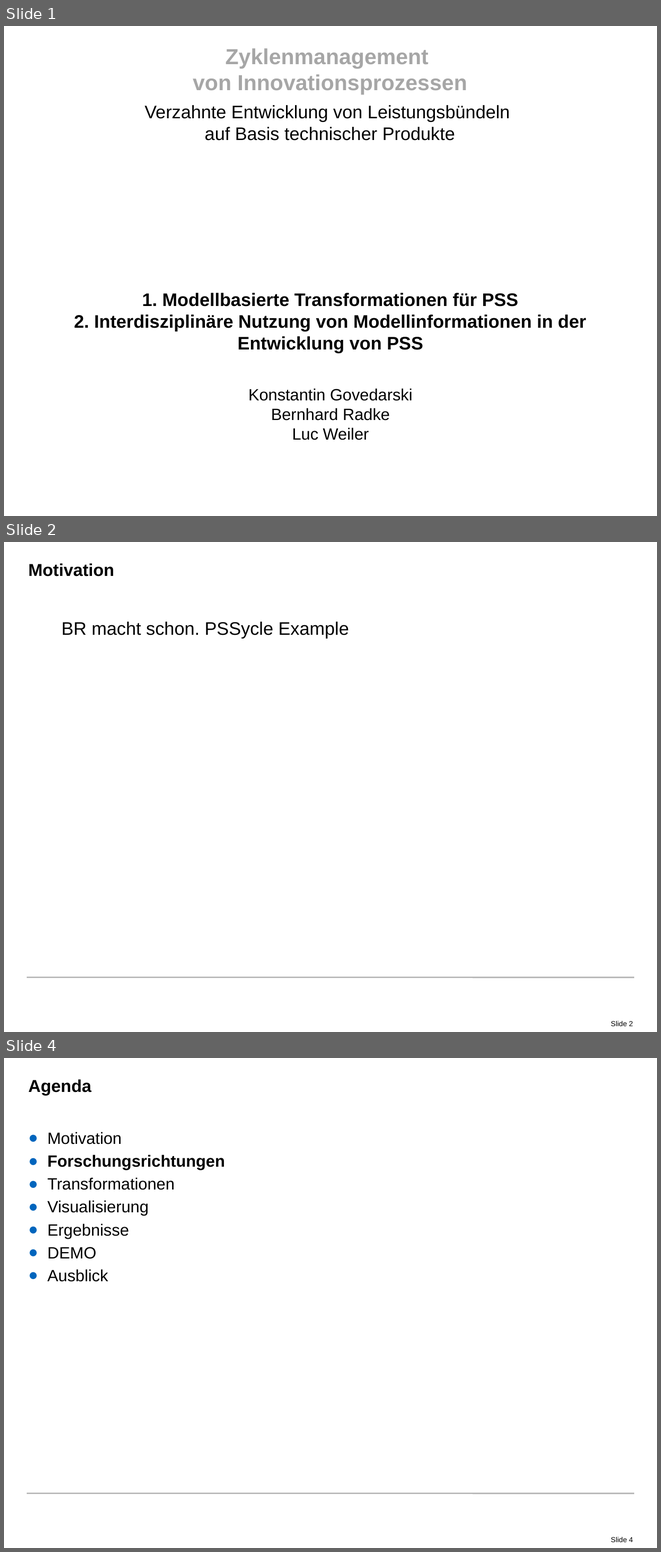
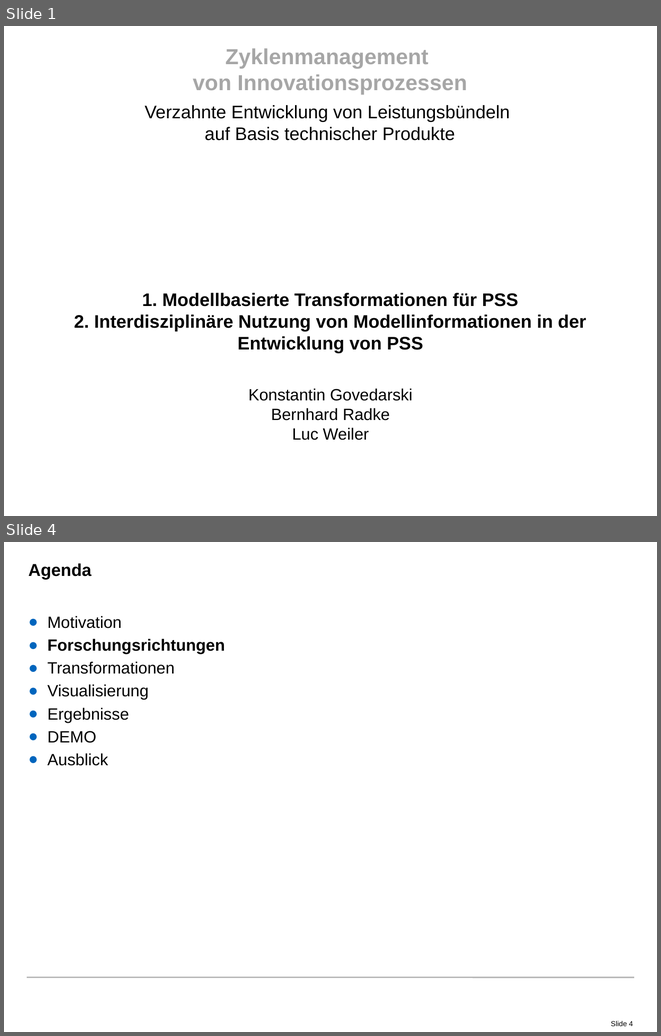
Before and after one commit to radke-tum/idp, a slide deck: pssif/doc/PSSIF.pptx. Shown one above the other, each under a label of ours: slides 1, 2 and 4 before the commit, slides 1 and 4 after it; the slides between them are not shown. The pictures are 661x1552 and 661x1036 pixels, drawn with LibreOffice and Linux fonts; fonts in the diff are those of the drawing; background and template pictures are left out. Boxes give left, top, right and bottom in pixels: in the first picture for what was removed or moved away, otherwise in the second. Text is boxed around its words. In the diff, an @@ line names an element or a change of style, - is before the commit and + after.

```diff
--- a/pssif/doc/PSSIF.pptx
+++ b/pssif/doc/PSSIF.pptx
@@ slide 2 removed at [4, 542, 657, 1032], background #FFFFFF; not listed: 2 template elements that a slide beside it also shows @@
@@ title removed at [28, 563, 114, 576] @@
-Motivation
@@ text removed at [61, 622, 349, 638] @@
-BR macht schon. PSSycle Example
```
Also in this commit, not shown: 2 slides changed, 3 slides added, 1 other slide removed, 1 other file.
